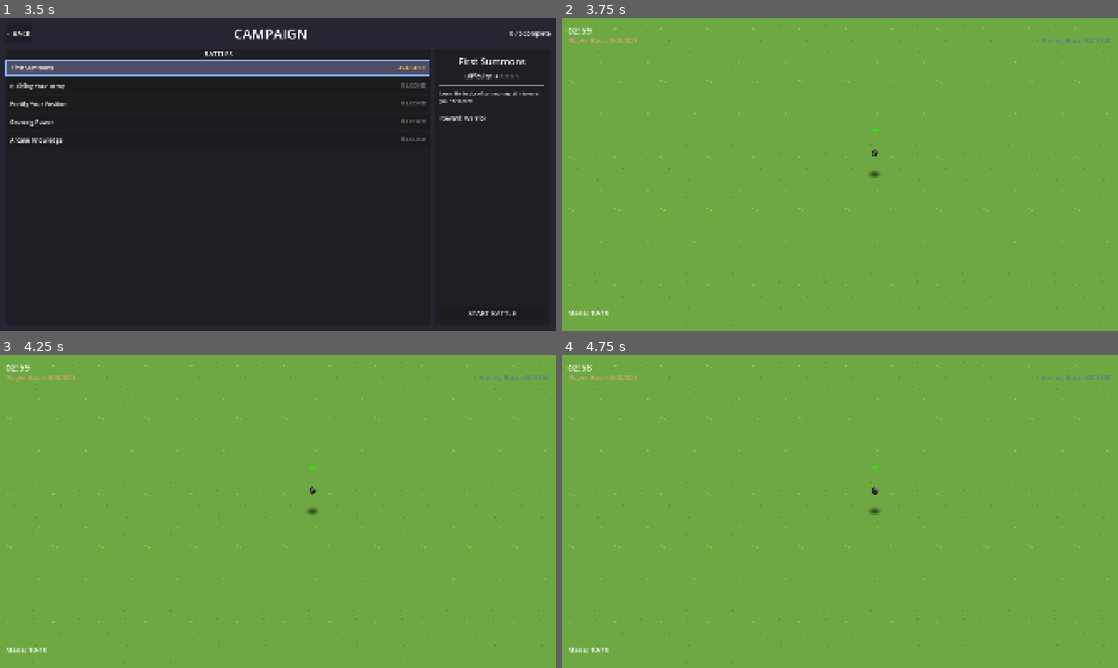
Above: before the commit, frames 1-4 (two rows, left to right).
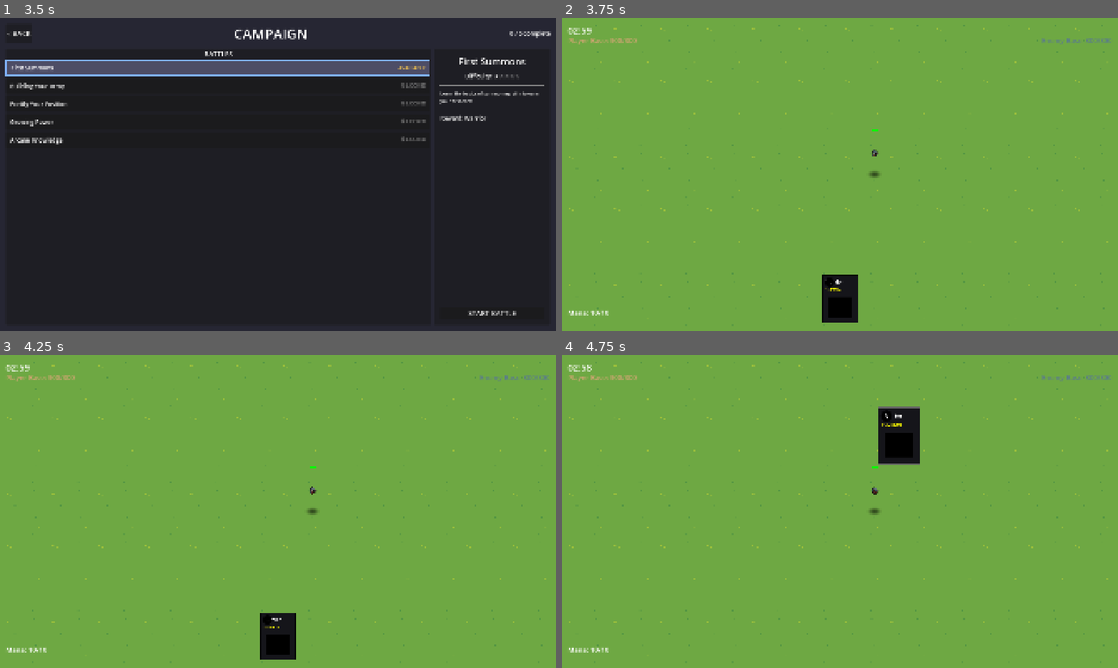
Above: after the commit, the same moments.

Repository: amari-charles/project-summoner
Game: Godot game, scene res://scenes/ui/main_menu.tscn
Same seed, same stepped clock (60 frames per second), same inputs: the game is played once before the commit and once after it.
Inputs (mouse positions are in pixels of both pictures, inside the frame that each line leads up to):
- Up to frame 1 (3.5 s): click "PLAY" at 0.5 s; click (161, 208) at 1.25 s; click (227, 208) at 2 s; click (216, 68) at 2.75 s
- Up to frame 2 (3.75 s): click "START BATTLE" at 3.5 s
- Up to frame 3 (4.25 s): no input
- Up to frame 4 (4.75 s): tap Enter at 4.25 s; drag from (840, 636) to (895, 442) at 4.27 s

Frame 1 is identical in both runs. In frame 2, 1.0% of the frame differs, in the area x 46-54%, y 82-98%; in frame 3, 1.0%; in frame 4, 1.4%, in the area x 56-65%, y 16-36%.
Error before the commit: Parse Error: Identifier "CardVisualHelper" not declared in the current scope. (res://scripts/ui/hand_ui.gd:442)
Error after the commit: Invalid call. Nonexistent function 'has' in base 'Resource (Card)'. (res://scripts/ui/card_visual_helper.gd:73)

Commit message:
Fix critical issues from PR review
- Added class_name to CardVisualHelper for global scope access
- Resolves parse errors in card_visual.gd, card_widget.gd, and hand_ui.gd

🤖 Generated with [Claude Code](https://claude.com/claude-code)

Co-Authored-By: Claude <noreply@anthropic.com>

Diff:
--- a/scripts/ui/card_visual_helper.gd
+++ b/scripts/ui/card_visual_helper.gd
@@ -1,4 +1,5 @@
 extends Node
+class_name CardVisualHelper
 
 ## CardVisualHelper - Utility functions for card visual presentation
 ##
